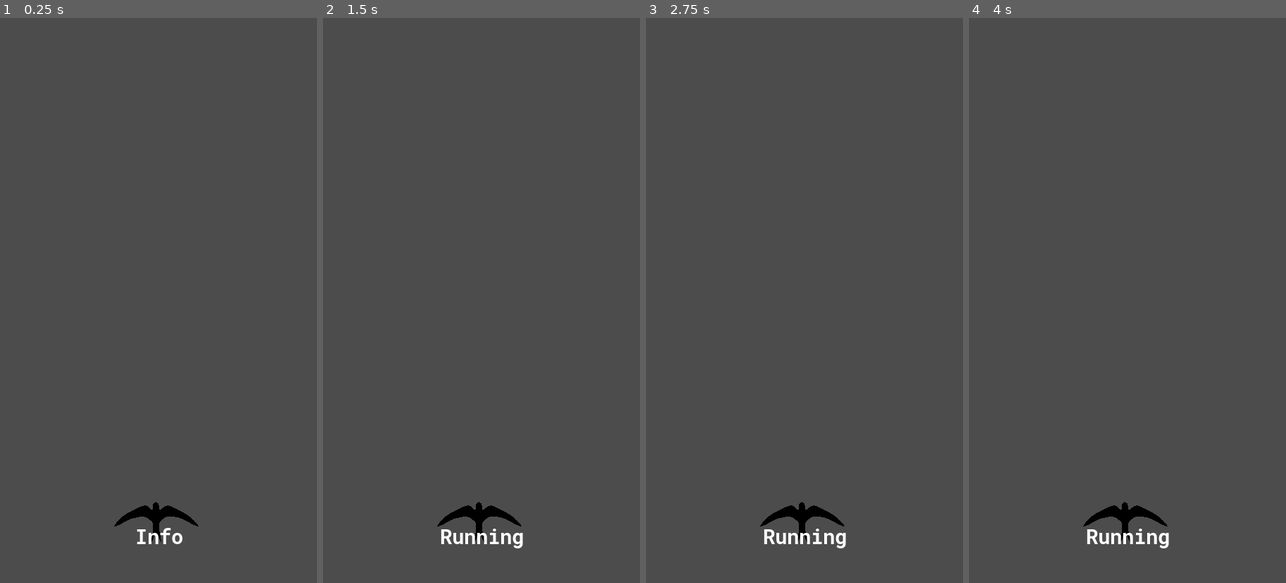
Above: before the commit, frames 1-4 (left to right).
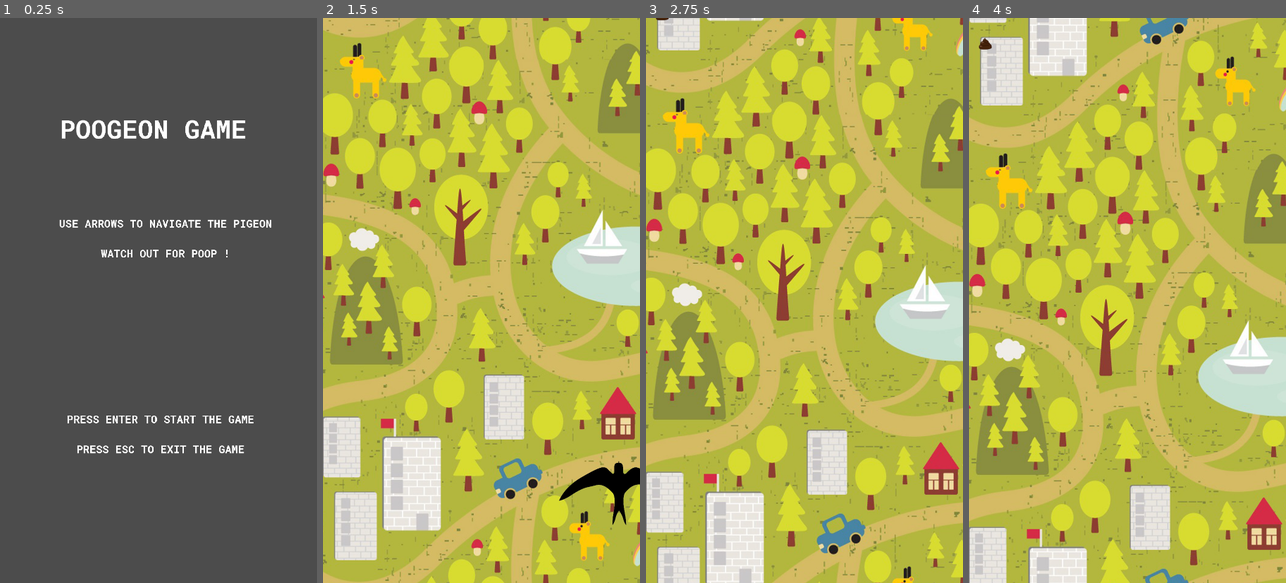
Above: after the commit, the same moments.

Repository: TeamQuest/poogeon
Game: Godot game, scene res://main/main_scene.tscn
Same seed, same stepped clock (60 frames per second), same inputs: the game is played once before the commit and once after it.
Inputs:
- Up to frame 1 (0.25 s): no input
- Up to frame 2 (1.5 s): tap Enter (ui_accept) at 0.5, 1.35 s; hold Right (ui_right) 0.53-1.28 s; hold Enter (ui_accept) 0.53-1.28 s; hold Down (ui_down) from 1.28 s (still down)
- Up to frame 3 (2.75 s): tap Enter (ui_accept) at 1.52, 1.82 s; release Down (ui_down) at 2.03 s; hold Right (ui_right) from 2.03 s (still down); hold Enter (ui_accept) from 2.03 s (still down)
- Up to frame 4 (4 s): release Right (ui_right) at 2.78 s; release Enter (ui_accept) at 2.78 s; hold Up (ui_up) 2.78-3.53 s; tap Enter (ui_accept) at 2.85, 3.02, 3.32 s; hold Left (ui_left) from 3.53 s (still down); hold Enter (ui_accept) from 3.53 s (still down)

The runs differ from the first frame. In frame 1, 3.0% of the frame differs, in the area x 18-86%, y 18-94%; in frame 2, 100%, in the area x 0-100%, y 0-100%; in frame 3, 100%; in frame 4, 100%.
Error before the commit: Parse Error: The method "get_pos" isn't declared in the current class. (res://pigeon/pigeon.gd:33)

Commit message:
Add 'menu' scene, add poops, add background, add gameover screen

Diff:
--- /dev/null
+++ b/main/background.gd
@@ -0,0 +1,11 @@
+extends ParallaxBackground
+
+var offset_loc =0
+# Called when the node enters the scene tree for the first time.
+func _ready():
+	set_process(true)
+
+func _process(delta):
+	if globals.game_running == true:
+		offset_loc = offset_loc + 150 * delta
+		set_scroll_offset(Vector2(0, offset_loc))
--- /dev/null
+++ b/main/background.tscn
@@ -0,0 +1,17 @@
+[gd_scene load_steps=3 format=2]
+
+[ext_resource path="res://main/background.gd" type="Script" id=1]
+[ext_resource path="res://source/sprites/background/background.png" type="Texture" id=2]
+
+[node name="Node2D" type="Node2D"]
+
+[node name="ParallaxBackground" type="ParallaxBackground" parent="."]
+script = ExtResource( 1 )
+
+[node name="ParallaxLayer" type="ParallaxLayer" parent="ParallaxBackground"]
+motion_mirroring = Vector2( 0, 1920 )
+
+[node name="background_sprite" type="Sprite" parent="ParallaxBackground/ParallaxLayer"]
+visible = false
+position = Vector2( 240.241, 952.386 )
+texture = ExtResource( 2 )
--- /dev/null
+++ b/main/game_over_scene.tscn
@@ -0,0 +1,34 @@
+[gd_scene load_steps=4 format=2]
+
+[ext_resource path="res://source/fonts/RobotoMono-Bold.ttf" type="DynamicFontData" id=1]
+
+[sub_resource type="DynamicFont" id=1]
+size = 100
+font_data = ExtResource( 1 )
+
+[sub_resource type="DynamicFont" id=2]
+size = 76
+font_data = ExtResource( 1 )
+
+[node name="Node2D" type="Node2D"]
+visible = false
+
+[node name="gameover_label" type="Label" parent="."]
+margin_left = 5.35632
+margin_top = 316.322
+margin_right = 1082.36
+margin_bottom = 1330.32
+custom_fonts/font = SubResource( 1 )
+text = "GAME OVER!"
+align = 1
+valign = 1
+
+[node name="score_label" type="Label" parent="."]
+margin_left = 12.3562
+margin_top = 1404.74
+margin_right = 1082.36
+margin_bottom = 1698.74
+custom_fonts/font = SubResource( 2 )
+text = "YOUR SCORE: "
+align = 1
+valign = 1
--- /dev/null
+++ b/main/globals.gd
@@ -0,0 +1,3 @@
+extends Node
+
+var game_running = false
--- a/main/main_scene.gd
+++ b/main/main_scene.gd
@@ -1,16 +1,31 @@
 extends Node2D
 
-var game_running = false
+var poop = preload("res://main/poop_scene.tscn")
+
+var create_poop = false
 
 func _ready():
 	set_process(true)
 
 func _process(delta):
-	if game_running == false:
+	if globals.game_running == false:
 		if Input.is_action_pressed("ui_accept"):
-			game_running = true
-			get_node("label_info").set_text("Running")
+			globals.game_running = true
+			get_node("background_scene/ParallaxBackground/ParallaxLayer/background_sprite").visible = true
+			get_node("pigeon_scene/pigeon").visible = true
+			get_node("menu_scene").visible = false
+
 	else:
 		if Input.is_action_pressed("ui_cancel"):
-			game_running = false
-			get_node("label_info").set_text("Game over")
+			globals.game_running = false
+			get_node("background_scene/ParallaxBackground/ParallaxLayer/background_sprite").visible = false
+			get_node("pigeon_scene/pigeon").visible = false
+			get_node("game_over_scene").visible = true
+
+
+
+func _on_Timer_timeout():
+	if globals.game_running == true:
+		var new_poop = poop.instance()
+		add_child(new_poop)
+		new_poop.set_owner(self)
--- a/main/main_scene.tscn
+++ b/main/main_scene.tscn
@@ -1,41 +1,24 @@
-[gd_scene load_steps=7 format=2]
+[gd_scene load_steps=6 format=2]
 
 [ext_resource path="res://main/main_scene.gd" type="Script" id=1]
-[ext_resource path="res://pigeon/pigeon.gd" type="Script" id=2]
-[ext_resource path="res://source/sprites/player/pigeon.png" type="Texture" id=3]
-[ext_resource path="res://source/fonts/RobotoMono-Bold.ttf" type="DynamicFontData" id=4]
-
-[sub_resource type="CapsuleShape2D" id=1]
-radius = 13.0173
-height = 0.629232
-
-[sub_resource type="DynamicFont" id=2]
-size = 71
-font_data = ExtResource( 4 )
+[ext_resource path="res://main/menu_scene.tscn" type="PackedScene" id=2]
+[ext_resource path="res://main/background.tscn" type="PackedScene" id=3]
+[ext_resource path="res://main/pigeon_scene.tscn" type="PackedScene" id=4]
+[ext_resource path="res://main/game_over_scene.tscn" type="PackedScene" id=5]
 
 [node name="Root" type="Node2D"]
 script = ExtResource( 1 )
 
-[node name="KinematicBody2D" type="KinematicBody2D" parent="."]
-position = Vector2( 536.666, 1703.65 )
-scale = Vector2( 0.319999, 0.36 )
-script = ExtResource( 2 )
+[node name="menu_scene" parent="." instance=ExtResource( 2 )]
 
-[node name="Sprite" type="Sprite" parent="KinematicBody2D"]
-scale = Vector2( 0.626995, 0.501744 )
-texture = ExtResource( 3 )
+[node name="background_scene" parent="." instance=ExtResource( 3 )]
 
-[node name="CollisionShape2D" type="CollisionShape2D" parent="KinematicBody2D"]
-scale = Vector2( -32.2092, -10.0913 )
-shape = SubResource( 1 )
+[node name="Timer" type="Timer" parent="."]
+wait_time = 2.51
+autostart = true
 
-[node name="label_info" type="Label" parent="."]
-margin_left = 27.8951
-margin_top = 1634.74
-margin_right = 1052.9
-margin_bottom = 1885.74
-rect_scale = Vector2( 1.00211, 1 )
-custom_fonts/font = SubResource( 2 )
-text = "Info"
-align = 1
-valign = 1
+[node name="pigeon_scene" parent="." instance=ExtResource( 4 )]
+position = Vector2( 545.103, 1572.41 )
+
+[node name="game_over_scene" parent="." instance=ExtResource( 5 )]
+[connection signal="timeout" from="Timer" to="." method="_on_Timer_timeout"]
--- /dev/null
+++ b/main/menu_scene.tscn
@@ -0,0 +1,51 @@
+[gd_scene load_steps=5 format=2]
+
+[ext_resource path="res://source/fonts/RobotoMono-Bold.ttf" type="DynamicFontData" id=1]
+
+[sub_resource type="DynamicFont" id=1]
+size = 88
+font_data = ExtResource( 1 )
+
+[sub_resource type="DynamicFont" id=2]
+size = 36
+font_data = ExtResource( 1 )
+
+[sub_resource type="DynamicFont" id=3]
+size = 36
+font_data = ExtResource( 1 )
+
+[node name="Node2D" type="Node2D"]
+
+[node name="title_label" type="Label" parent="."]
+margin_left = 42.9
+margin_top = 283.142
+margin_right = 1000.9
+margin_bottom = 469.142
+custom_fonts/font = SubResource( 1 )
+text = "POOGEON GAME"
+align = 1
+valign = 1
+
+[node name="info1_label" type="Label" parent="."]
+margin_left = 111.48
+margin_top = 515.021
+margin_right = 1018.48
+margin_bottom = 984.021
+custom_fonts/font = SubResource( 2 )
+text = "USE ARROWS TO NAVIGATE THE PIGEON
+
+WATCH OUT FOR POOP !"
+align = 1
+valign = 1
+
+[node name="info2_label" type="Label" parent="."]
+margin_left = 93.8398
+margin_top = 1064.08
+margin_right = 1000.84
+margin_bottom = 1764.08
+custom_fonts/font = SubResource( 3 )
+text = "PRESS ENTER TO START THE GAME
+
+PRESS ESC TO EXIT THE GAME"
+align = 1
+valign = 1
--- /dev/null
+++ b/main/pigeon.gd
@@ -0,0 +1,53 @@
+extends KinematicBody2D
+
+const max_speed = 700
+const acc = 20
+var kin_speed = Vector2(0,0)
+
+
+#var pigeon_x = get_node("./sprite_pigeon").get_texture().get_size().x
+#var pigeon_y = get_node("pigeon/sprite_pigeon").get_texture().get_size().y
+var pigeon_x = 100
+var pigeon_y = 50
+
+var projectResolution = Vector2(ProjectSettings.get_setting("display/window/size/width"), ProjectSettings.get_setting("display/window/size/height"))
+
+func _ready():
+	set_process(true)
+#	get_node(".").move(Vector2(540, 1450))
+
+# Called every frame. 'delta' is the elapsed time since the previous frame.
+func _process(delta):
+	if globals.game_running:
+		if (Input.is_action_pressed("ui_left")):
+			if kin_speed.x > -max_speed:
+				kin_speed = kin_speed+ Vector2(-acc,0)
+		elif (Input.is_action_pressed("ui_right")):
+			if kin_speed.x < max_speed:
+				kin_speed = kin_speed+ Vector2(acc,0)
+		elif (Input.is_action_pressed("ui_up")):
+			if kin_speed.y > -max_speed:
+				kin_speed = kin_speed+ Vector2(0,-acc)
+		elif (Input.is_action_pressed("ui_down")):
+			if kin_speed.y < max_speed:
+				kin_speed = kin_speed+ Vector2(0,acc)
+		else:
+			kin_speed.x = lerp(kin_speed.x, 0 , .03)
+			kin_speed.y = lerp(kin_speed.y, 0 , .03)
+		move_and_slide(kin_speed)
+
+#		if(get_position().x < pigeon_x):
+#			kin_speed.x = 0
+##			move_and_slide(Vector2(pigeon_x, get_position().y))
+#		if(get_position().x > projectResolution.x - pigeon_x):
+#			kin_speed.x = 0
+##			move_and_slide(Vector2(projectResolution.x - pigeon_x, get_position().y))
+#		if(get_position().y < pigeon_y):
+#			kin_speed.y = 0
+##			move_and_slide(Vector2(get_position().x, pigeon_y))
+#		if(get_position().y > projectResolution.y - pigeon_y):
+#			kin_speed.y = 0
+##			move_and_slide(Vector2(get_position().x, projectResolution.y - pigeon_y))
+
+	else:
+		pass
--- /dev/null
+++ b/main/pigeon_scene.tscn
@@ -0,0 +1,24 @@
+[gd_scene load_steps=4 format=2]
+
+[ext_resource path="res://main/pigeon.gd" type="Script" id=1]
+[ext_resource path="res://source/sprites/player/pigeon.png" type="Texture" id=2]
+
+[sub_resource type="CapsuleShape2D" id=1]
+radius = 9.63178
+height = 8.84508
+
+[node name="Node2D" type="Node2D"]
+
+[node name="pigeon" type="KinematicBody2D" parent="."]
+visible = false
+position = Vector2( 3.59906, 2.86975 )
+scale = Vector2( 0.286101, 0.286101 )
+script = ExtResource( 1 )
+
+[node name="pigeon_sprite" type="Sprite" parent="pigeon"]
+texture = ExtResource( 2 )
+
+[node name="CollisionShape2D" type="CollisionShape2D" parent="pigeon"]
+position = Vector2( -56.5831, -7.62939e-005 )
+scale = Vector2( 64.8721, 16.5068 )
+shape = SubResource( 1 )
--- /dev/null
+++ b/main/poop.gd
@@ -0,0 +1,17 @@
+extends Node2D
+
+var velocity = Vector2( 100.0, 0.0   )
+var gravity  = Vector2( 0.0, 100.0 )
+
+var durability = 1
+var points  = 10
+
+# Called when the node enters the scene tree for the first time.
+func _ready():
+	set_position(Vector2(rand_range(50,1080), -50))
+
+func _process(delta):
+	if globals.game_running == false and get_position().y > 1920:
+		get_node(".").queue_free()
+	else:
+		velocity = velocity.normalized() * 10
--- /dev/null
+++ b/main/poop_scene.tscn
@@ -0,0 +1,22 @@
+[gd_scene load_steps=4 format=2]
+
+[ext_resource path="res://main/poop.gd" type="Script" id=1]
+[ext_resource path="res://source/sprites/poop/poop_2.png" type="Texture" id=2]
+
+[sub_resource type="RectangleShape2D" id=1]
+extents = Vector2( 31.7796, 1.50764 )
+
+[node name="Poop" type="Node2D"]
+scale = Vector2( 0.265727, 0.265727 )
+
+[node name="RigidBody2D" type="RigidBody2D" parent="."]
+scale = Vector2( 0.179272, 0.179272 )
+mass = 0.0387755
+script = ExtResource( 1 )
+
+[node name="Sprite" type="Sprite" parent="RigidBody2D"]
+texture = ExtResource( 2 )
+
+[node name="CollisionShape2D" type="CollisionShape2D" parent="RigidBody2D"]
+scale = Vector2( -0.743783, -14.801 )
+shape = SubResource( 1 )
--- a/pigeon/pigeon.gd
+++ /dev/null
@@ -1,37 +0,0 @@
-extends KinematicBody2D
-
-var y_velo = 0
-const max_speed = 700
-const acc = 20
-var kin_speed = Vector2(0,0)
-var game_running = true
-
-func _ready():
-	set_process(true)
-#	get_node(".").move(Vector2(540, 1450))
-
-# Called every frame. 'delta' is the elapsed time since the previous frame.
-func _process(delta):
-	if game_running:
-		if (Input.is_action_pressed("ui_left")):
-			if kin_speed.x > -max_speed:
-				kin_speed = kin_speed+ Vector2(-acc,0)
-		elif (Input.is_action_pressed("ui_right")):
-			if kin_speed.x < max_speed:
-				kin_speed = kin_speed+ Vector2(acc,0)
-		elif (Input.is_action_pressed("ui_up")):
-			if kin_speed.y > -max_speed:
-				kin_speed = kin_speed+ Vector2(0,-acc)
-		elif (Input.is_action_pressed("ui_down")):
-			if kin_speed.y < max_speed:
-				kin_speed = kin_speed+ Vector2(0,acc)
-		else:
-			kin_speed.x = lerp(kin_speed.x, 0 , .03)
-			kin_speed.y = lerp(kin_speed.y, 0 , .03)
-		move_and_slide(kin_speed, Vector2(0,-1))
-
-		if(get_pos().x < shipPadX):
-			kin_speed.x = 0
-
-	else:
-		pass
--- a/project.godot
+++ b/project.godot
@@ -18,11 +18,15 @@
 config/name="poogeon"
 run/main_scene="res://main/main_scene.tscn"
 
+[autoload]
+
+globals="*res://main/globals.gd"
+
 [display]
 
 window/size/width=1080
 window/size/height=1920
-window/stretch/mode="2d"
+window/stretch/mode="viewport"
 window/stretch/aspect="keep"
 
 [rendering]
Binary file added: source/sprites/background/background.jpg
Not shown, added: source/sprites/background/background.jpg.import
Binary file added: source/sprites/background/background.png
Not shown, added: source/sprites/background/background.png.import
Binary file added: source/sprites/background/sky.png
Not shown, added: source/sprites/background/sky.png.import
Binary file added: source/sprites/poop/poop_1.png
Not shown, added: source/sprites/poop/poop_1.png.import
Binary file added: source/sprites/poop/poop_2.png
Not shown, added: source/sprites/poop/poop_2.png.import
